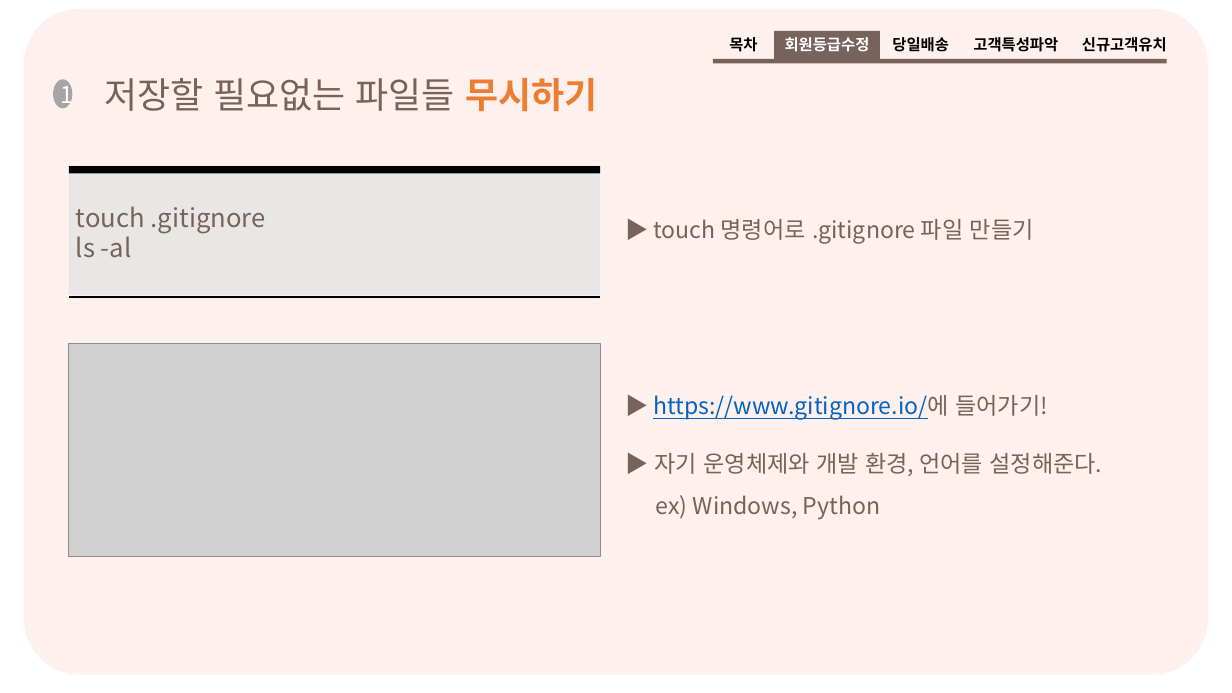
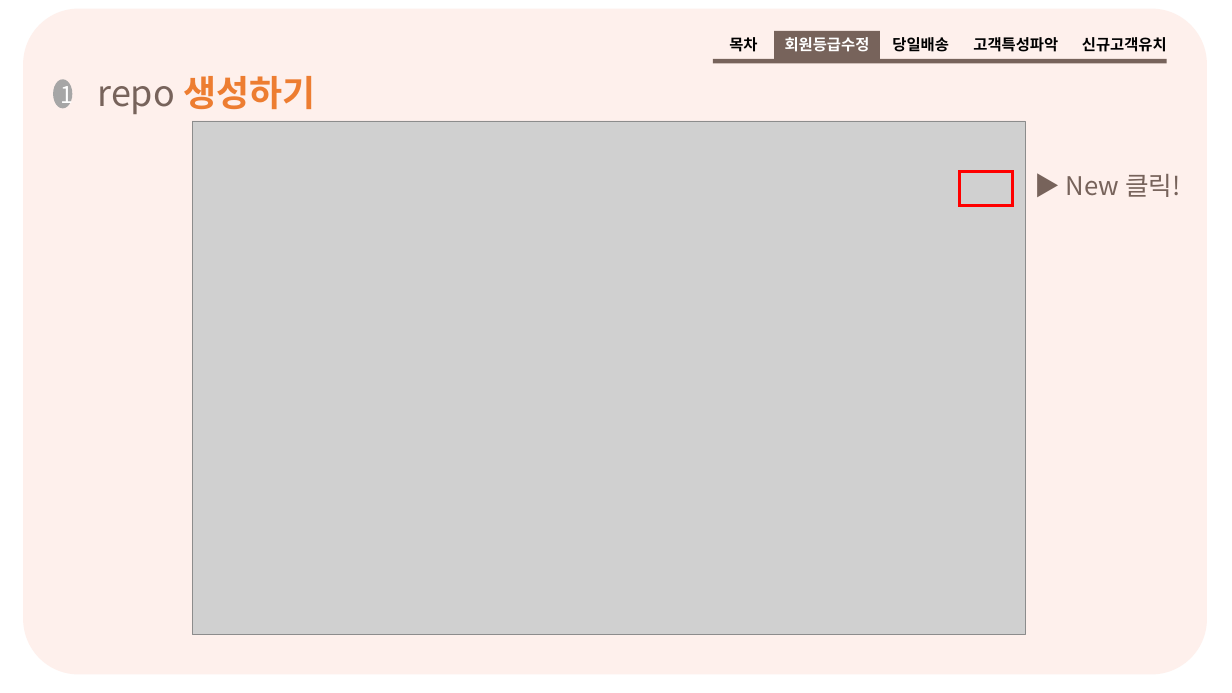
Before and after one commit to hw79chopin/YBIGTA-lecture-note, a slide deck: slide 12 of git,github/Git_Github_practice.pptx (slide 17 before the commit). Drawn at 1232x693 pixels with LibreOffice and Linux fonts; fonts in the diff are those of the drawing; grey boxes stand for pictures. Boxes give left, top, right and bottom in pixels: in the first picture for what was removed or moved away, otherwise in the second. Text is boxed around its words. In the diff, an @@ line names an element or a change of style, - is before the commit and + after.

```diff
--- a/git,github/Git_Github_practice.pptx
+++ b/git,github/Git_Github_practice.pptx
@@ text added at [98, 76, 315, 114], 28 pt, text #77635B @@
+repo 생성하기
@@ text removed at [105, 78, 597, 112] @@
-저장할 필요없는 파일들 무시하기
@@ picture added at [192, 121, 1026, 635] @@
@@ rectangle added at [960, 171, 1013, 205], outline #FF0000 2.25 pt @@
@@ text added at [1066, 174, 1181, 197], 20 pt, text #77635B @@
+▶ New 클릭!
@@ group removed at [69, 166, 1034, 297]: 2 texts, 2 rectangles, 1 line @@
-▶ touch 명령어로 .gitignore 파일 만들기
-touch .gitignore
-ls -al
@@ picture removed at [69, 344, 601, 557] @@
@@ text removed at [653, 395, 1047, 420] @@
-▶ https://www.gitignore.io/에 들어가기!
@@ text removed at [655, 453, 1103, 476] @@
-▶ 자기 운영체제와 개발 환경, 언어를 설정해준다.
@@ text removed at [656, 495, 880, 520] @@
-ex) Windows, Python
```
Also in this commit, not shown: 4 other slides changed, 5 slides added, 1 slide removed.
